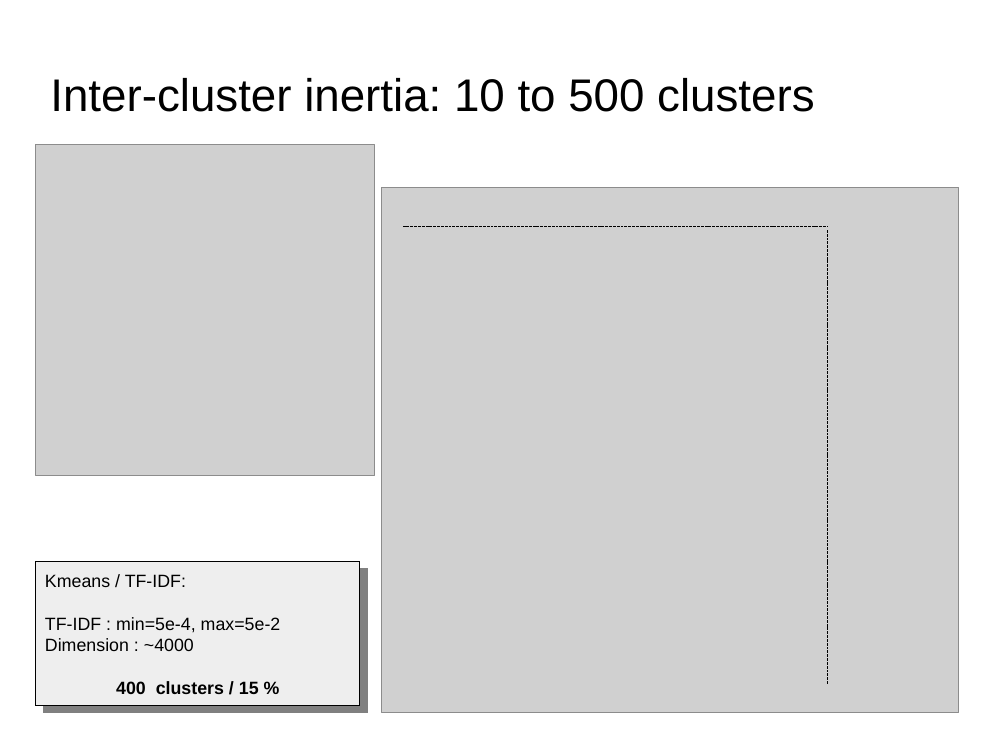
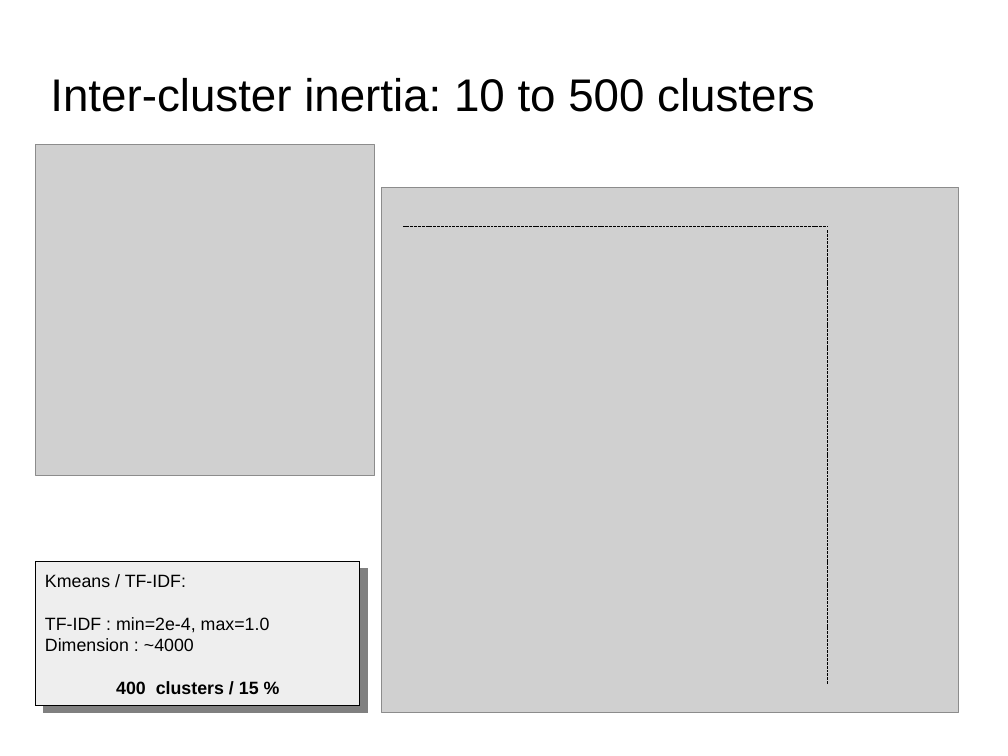
Before and after one commit to dataforcast/OC_Datascientist, a slide deck: slide 31 of P6/report/Openclassrooms_ParcoursDatascientist_P6-V1.odp (slide 27 before the commit). Drawn at 1008x756 pixels with LibreOffice and Linux fonts; fonts in the diff are those of the drawing; grey boxes stand for pictures; background and template pictures are left out. Boxes give left, top, right and bottom in pixels: in the first picture for what was removed or moved away, otherwise in the second. Text is boxed around its words. In the diff, an @@ line names an element or a change of style, - is before the commit and + after.

```diff
--- a/P6/report/Openclassrooms_ParcoursDatascientist_P6-V1.odp
+++ b/P6/report/Openclassrooms_ParcoursDatascientist_P6-V1.odp
@@ text in rectangle at (52, 617, 277, 641): text changed @@
-TF-IDF : min=5e-4, max=5e-2
+TF-IDF : min=2e-4, max=1.0
```
Also in this commit, not shown: 23 other slides changed, 6 slides added, 12 other files.
